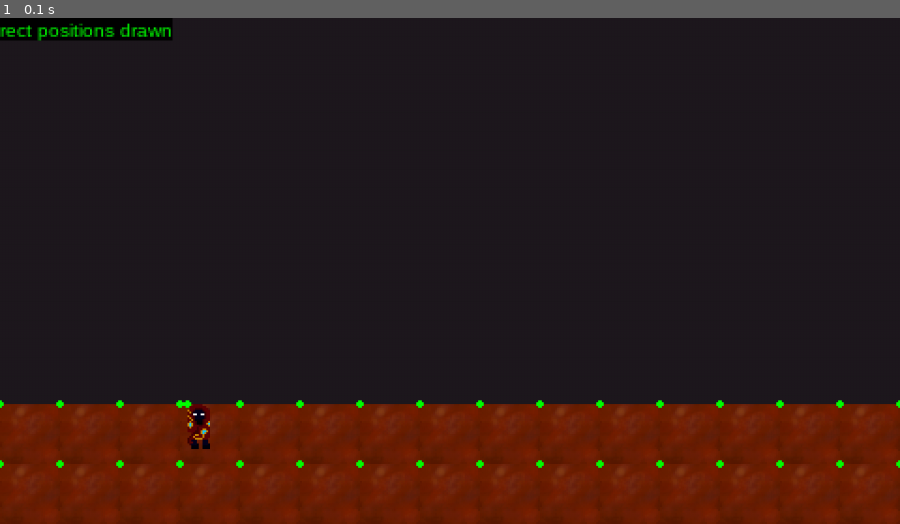
Above: before the commit, frame 1.
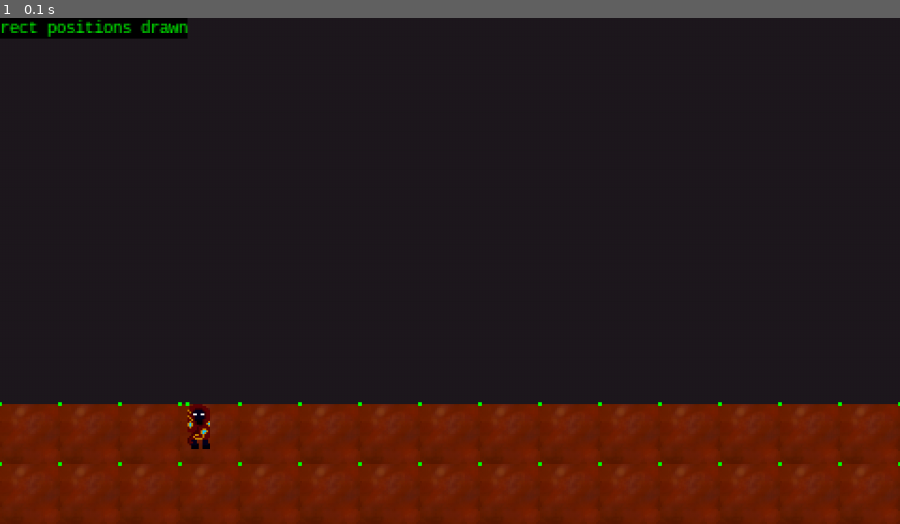
Above: after the commit, the same moment.

Repository: Stratoscaster/PyGame-Engine
Game: pygame game, started from main.py
Same seed, same stepped clock (60 frames per second), same inputs: the game is played once before the commit and once after it.
Inputs:
- Up to frame 1 (0.1 s): no input

The runs differ from the first frame. In frame 1, 0.8% of the frame differs, in the area x 0-100%, y 0-89%.

Commit message:
Added new font_test.py function that allows you to quickly view fonts as rendered in pygame window.

Diff:
--- a/src/base/static_entity.py
+++ b/src/base/static_entity.py
@@ -28,9 +28,9 @@
     def update(self):
         self.update_vel()
         self.update_pos()
-        print('sprite pos:', self.pos_x, self.pos_y)
-        print('rect pos:', self.rect.x, self.rect.y)
-        print('!physics_shape_pos', self.physics_shape.body.position[0], self.physics_shape.body.position[1])
+        # print('sprite pos:', self.pos_x, self.pos_y)
+        # print('rect pos:', self.rect.x, self.rect.y)
+        # print('!physics_shape_pos', self.physics_shape.body.position[0], self.physics_shape.body.position[1])
 
 
     def set_physics_engine(self, physics_engine: PhysicsEngine):
--- a/src/fonts/font_test.py
+++ b/src/fonts/font_test.py
@@ -22,12 +22,12 @@
         WIN = pygame.display.set_mode((720, 480))
         canvas = pygame.Surface((WIN.get_width(), WIN.get_height()))
         canvas.fill((0, 0, 0))
-        user_font = pygame.font.SysFont(user_input, 20)
+        user_font = pygame.font.SysFont(user_input, 30)
         font_rendered = user_font.render(user_input, True, (0,255,0), (0,0,0))
         canvas.blit(font_rendered, (0,0))
         WIN.blit(canvas, (0, 0))
         pygame.display.update()
-        sleep(15)
+        sleep(10)
         pygame.display.quit()
 
     else:
--- a/src/tools/constants.py
+++ b/src/tools/constants.py
@@ -2,6 +2,8 @@
 
 import pygame.font
 import pymunk
+pygame.font.init()
+
 # PYMUNK PHYSICS
     # Player Physics Characteristics
 PLAYER_MASS = 1
@@ -12,6 +14,9 @@
 DIRT_MASS = 1
 DIRT_INERTIA = 100
 DIRT_BODY_TYPE = pymunk.Body.STATIC
+
+# DEBUGGING CONSTANTS
+DRAW_SPRITE_POSITIONS = True
 
 # User Input Info
 # Keyboard
@@ -41,8 +46,8 @@
 SELECT_BTN_RELEASE = 'SELECT_BTN_RELEASE'
 
 # FONTS
-pygame.font.init()
-DEBUG_FONT = pygame.font.SysFont('arial', size=10)
+
+DEBUG_FONT = pygame.font.SysFont('consolas', size=10)
 
 # Display Constants
 FULL_SCREEN = 0
@@ -92,8 +97,7 @@
     DIRT_32x32_SPRITE_NAME
 ])
 
-# DEBUGGING CONSTANTS
-DRAW_SPRITE_POSITIONS = True
+
 
 # NATIVE RESOLUTION SETTINGS
 NATIVE_WIDTH = 480
--- a/src/tools/gfx.py
+++ b/src/tools/gfx.py
@@ -38,11 +38,14 @@
 
             if c.DRAW_SPRITE_POSITIONS:
                 for sprite in layer:
-                    pygame.draw.circle(self.canvas, color=(0, 255, 0), center=(sprite.rect.x, sprite.rect.y), radius=2)
+                    sprite_circle = pygame.draw.circle(self.canvas, color=(0, 255, 0), center=(sprite.rect.x, sprite.rect.y), radius=1)
+                    if sprite_circle.collidepoint(pygame.mouse.get_pos()[0] / c.SCALE, pygame.mouse.get_pos()[1]/c.SCALE):
+                        print('sprite rect pos:',sprite.rect.topleft)
 
         if c.DRAW_SPRITE_POSITIONS:
             sprite_draw_pos_text = c.DEBUG_FONT.render('rect positions drawn', True, color_list.GREEN, color_list.BLACK)
             self.canvas.blit(sprite_draw_pos_text, c.NATIVE_TOP_LEFT)
+
 
         # Leave scaling and display update at end of draw method
         if c.SCALE > 1:
--- a/src/tools/physics_engine.py
+++ b/src/tools/physics_engine.py
@@ -32,8 +32,8 @@
             for step in range(0, number_of_steps):
                 self.space.step(seconds_to_simulate / number_of_steps)
 
-        for body in self.space.bodies:
-            print('body in space:', body.position)
+        # for body in self.space.bodies:
+        #     print('body in space:', body.position)
 
 
     def update_sprites(self):
